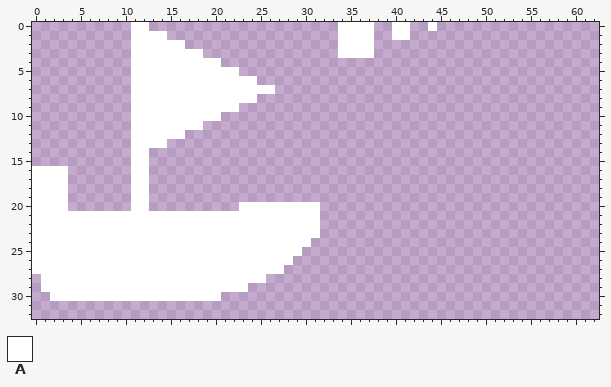
Two states of a pixel-art sprite, res/spritesheet0.png. The picture above was drawn from the file before the commit.
The file is 64x64 pixels. Shown: x 0..62, y 0..32.
Palette (. is transparent): A #ffffff
Pixels before, first column x 0:
 0 ...........AA.....................AAAA..AA..A
 1 ...........AAAA...................AAAA..AA...
 2 ...........AAAAAA.................AAAA.......
 3 ...........AAAAAAAA...............AAAA.......
 4 ...........AAAAAAAAAA........................
 5 ...........AAAAAAAAAAAA......................
 6 ...........AAAAAAAAAAAAAA....................
 7 ...........AAAAAAAAAAAAAAAA..................
 8 ...........AAAAAAAAAAAAAA....................
 9 ...........AAAAAAAAAAAA......................
10 ...........AAAAAAAAAA........................
11 ...........AAAAAAAA..........................
12 ...........AAAAAA............................
13 ...........AAAA..............................
14 ...........AA................................
15 ...........AA................................
16 AAAA.......AA................................
17 AAAA.......AA................................
18 AAAA.......AA................................
19 AAAA.......AA................................
20 AAAA.......AA..........AAAAAAAAA.............
21 AAAAAAAAAAAAAAAAAAAAAAAAAAAAAAAA.............
22 AAAAAAAAAAAAAAAAAAAAAAAAAAAAAAAA.............
23 AAAAAAAAAAAAAAAAAAAAAAAAAAAAAAAA.............
24 AAAAAAAAAAAAAAAAAAAAAAAAAAAAAAA..............
25 AAAAAAAAAAAAAAAAAAAAAAAAAAAAAA...............
26 AAAAAAAAAAAAAAAAAAAAAAAAAAAAA................
27 AAAAAAAAAAAAAAAAAAAAAAAAAAAA.................
28 .AAAAAAAAAAAAAAAAAAAAAAAAA...................
29 .AAAAAAAAAAAAAAAAAAAAAAA.....................
30 ..AAAAAAAAAAAAAAAAAAA........................
The same view after the edit:
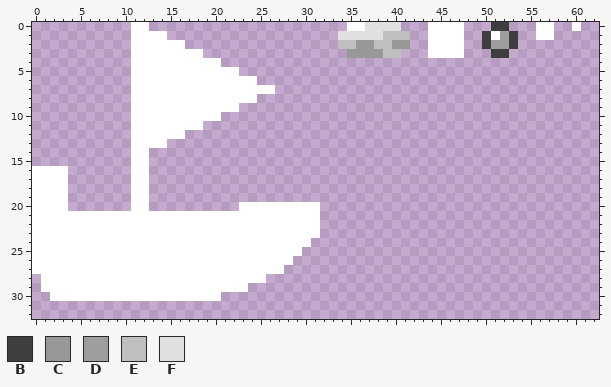
Colours new in this view: B #3e3e3e  C #989898  D #9e9e9e  E #bfbfbf  F #e0e0e0
Edits made:
Colour A is added in row 0 at x 45 to 47, 56 to 57 and 60; in row 1 at x 44 to 47, 51 and 56 to 57; in rows 2 to 3 at x 44 to 47.
Colour B is added in row 0 at x 51 to 52; in rows 1 to 2 at x 50 and 53; in row 3 at x 51 to 52.
Colour C is added in row 2 at x 40 to 41; in row 3 at x 38.
Colour C replaces colour A in row 2 at x 36 to 37; in row 3 at x 35 to 37.
Colour D is added in row 1 at x 52; in row 2 at x 51 to 52.
Colour E is added in row 1 at x 39; in row 2 at x 38 to 39; in row 3 at x 39 to 40.
Colour E replaces colour A in row 1 at x 40 to 41; in row 2 at x 34 to 35.
Colour F is added in row 0 at x 38 to 39; in row 1 at x 38.
Colour F replaces colour A in row 0 at x 37 and 40; in row 1 at x 34 to 37.
The edit erases colour A in row 0 at x 34 and 41; in row 3 at x 34.
